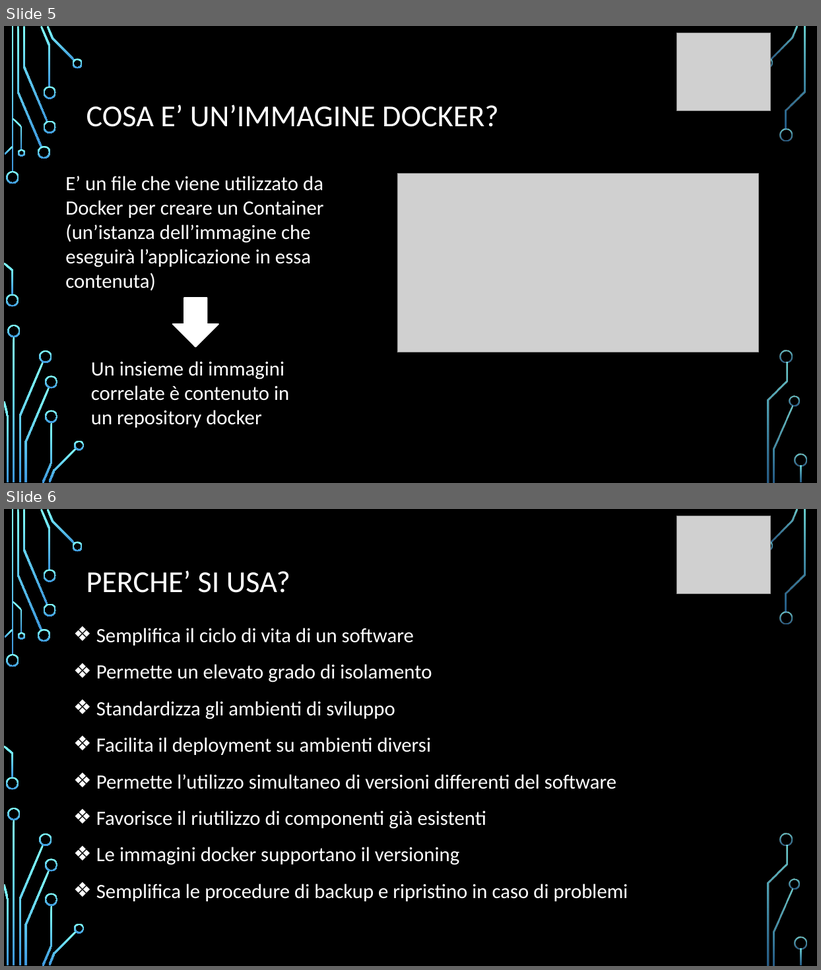
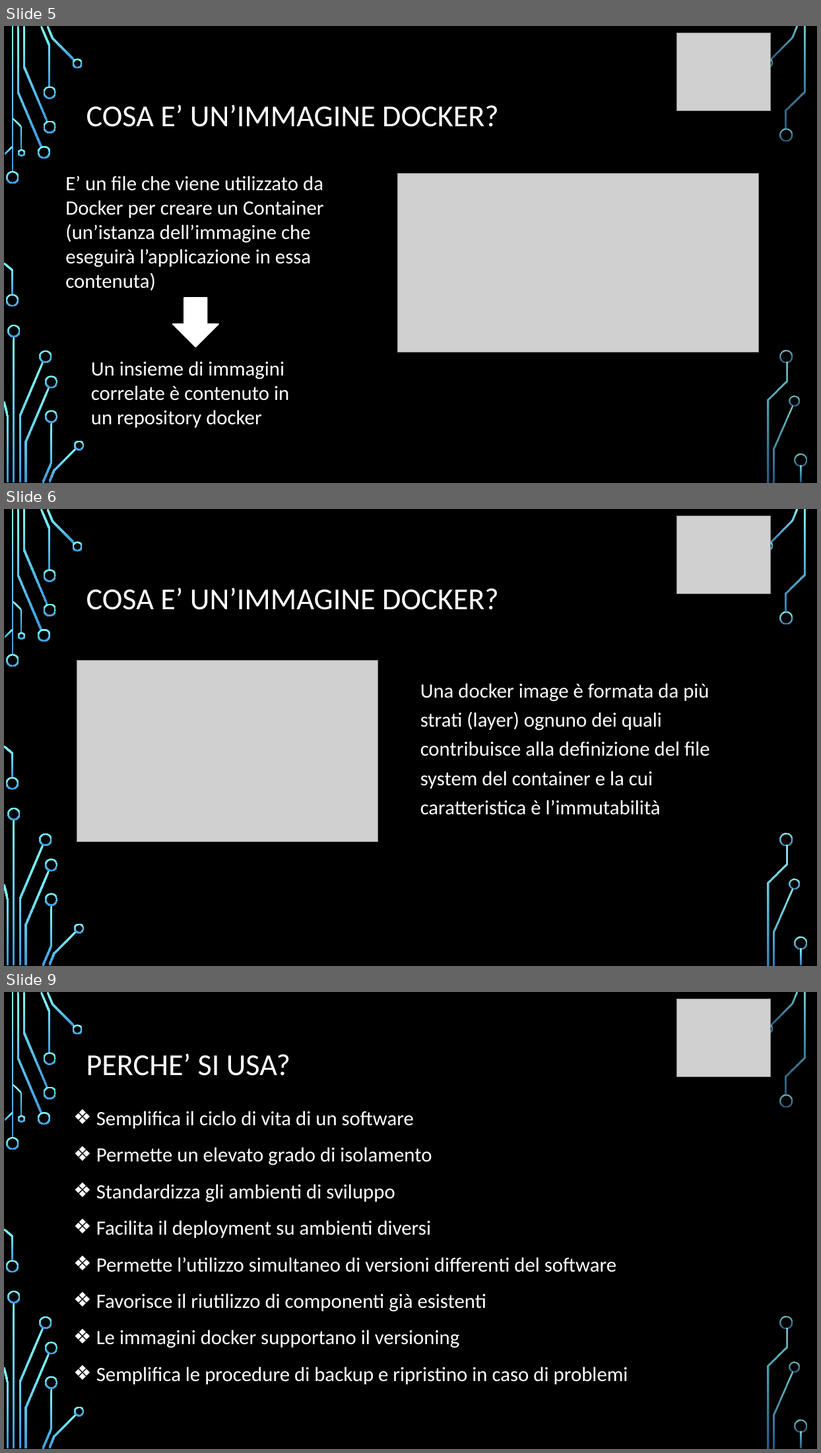
Before and after one commit to angelitadoria/Documenti-stage, a slide deck: prsentazione_DOCKER.pptx. Shown one above the other, each under a label of ours: slides 5 and 6 before the commit, slides 5, 6 and 9 after it; the slides between them are not shown. The pictures are 821x970 and 821x1453 pixels, drawn with LibreOffice and Linux fonts; fonts in the diff are those of the drawing; grey boxes stand for pictures; background and template pictures are left out. Boxes give left, top, right and bottom in pixels: in the first picture for what was removed or moved away, otherwise in the second. Text is boxed around its words. In the diff, an @@ line names an element or a change of style, - is before the commit and + after.

```diff
--- a/prsentazione_DOCKER.pptx
+++ b/prsentazione_DOCKER.pptx
@@ slide 6 added at [4, 509, 817, 966], background picture (left out); not listed: 36 template elements that a slide beside it also shows @@
@@ picture added at [677, 516, 772, 593] @@
@@ title added at [86, 588, 499, 610], 36 pt, text #FFFFFF @@
+COSA E’ UN’IMMAGINE DOCKER?
@@ picture added at [77, 660, 378, 842] @@
@@ text added at [420, 683, 710, 815], 24 pt, text #FFFFFF @@
+Una docker image è formata da più strati (layer) ognuno dei quali contribuisce alla definizione del file system del container e la cui caratteristica è l’immutabilità
@@ group added at [4, 509, 807, 966]: 33 freeform shapes, 3 rectangles @@
@@ what was slide 6 is now slide 9 @@
```
Also in this commit, not shown: 3 slides changed, 3 other slides added, 1 slide removed.
